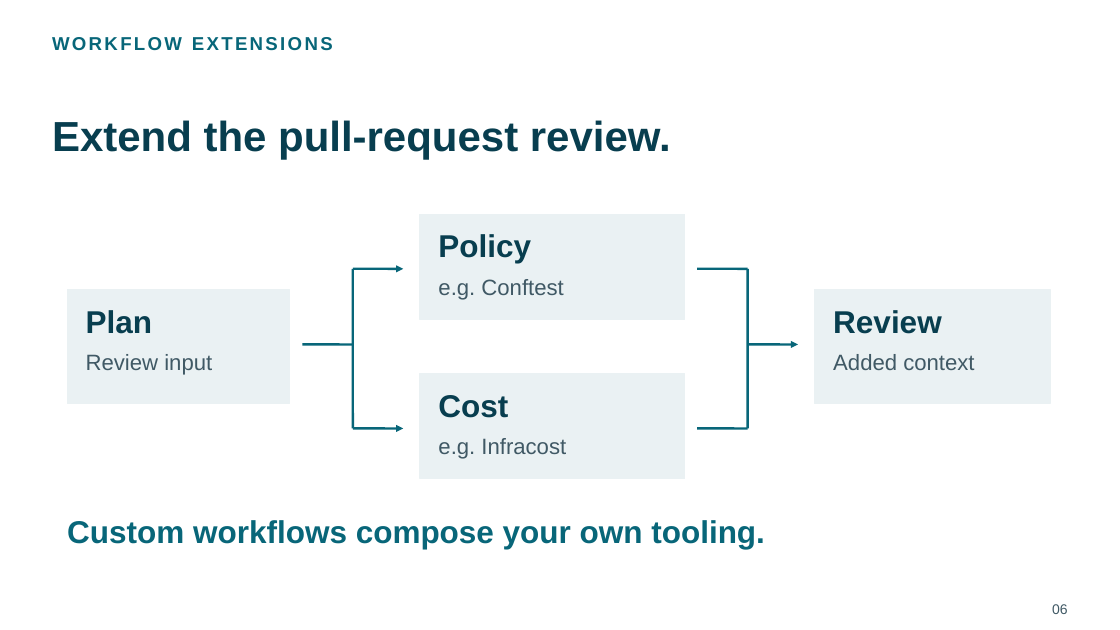
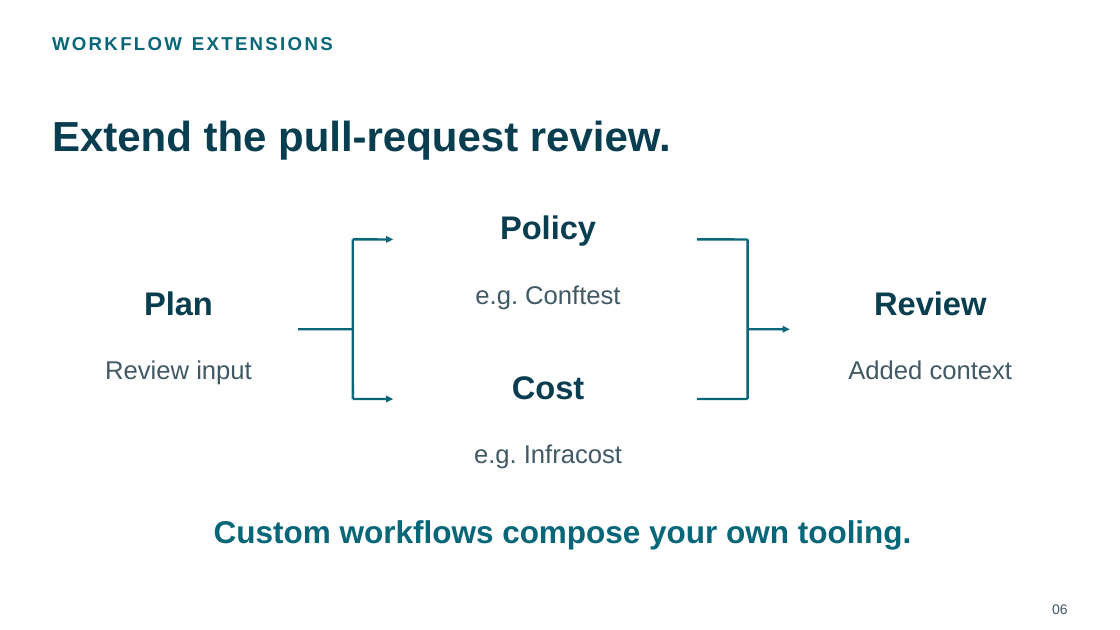
Before and after one commit to chenrui333/atlantis-talk, a slide deck: slide 6 of talks/kubecon-china-2026-atlantis-lightning/slides.pptx. Drawn at 1120x630 pixels with LibreOffice and Linux fonts; fonts in the diff are those of the drawing; background and template pictures are left out. Boxes give left, top, right and bottom in pixels: in the first picture for what was removed or moved away, otherwise in the second. Text is boxed around its words. In the diff, an @@ line names an element or a change of style, - is before the commit and + after.

```diff
--- a/talks/kubecon-china-2026-atlantis-lightning/slides.pptx
+++ b/talks/kubecon-china-2026-atlantis-lightning/slides.pptx
@@ text "Policy": place and size @@
-text "Policy" at box(438, 234, 531, 263)
+text "Policy" at box(500, 215, 596, 245)
@@ arrow moved from (353, 269) - (403, 269) to (353, 239) - (393, 239) @@
@@ rectangle removed at box(420, 214, 685, 319) @@
@@ line moved from (302, 344) - (353, 344) to (697, 239) - (748, 239) @@
@@ 3 lines: place and size @@
-3 lines at box(353, 269, 748, 429)
+3 lines at box(353, 239, 748, 399)
@@ text "e.g. Conftest": place and size @@
-text "e.g. Conftest" at box(438, 279, 563, 300)
+text "e.g. Conftest" at box(475, 285, 620, 310)
@@ text "Plan": place and size @@
-text "Plan" at box(86, 310, 152, 334)
+text "Plan" at box(144, 291, 213, 316)
@@ rectangle removed at box(67, 290, 290, 403) @@
@@ size 27 to 28 pt; alignment left to centre in 4 elements at box(500, 215, 596, 245), box(512, 376, 585, 400), box(144, 291, 213, 316), box(874, 291, 986, 316) @@
@@ text "Review": place and size @@
-text "Review" at box(833, 310, 942, 334)
+text "Review" at box(874, 291, 986, 316)
@@ rectangle removed at box(815, 290, 1050, 403) @@
@@ line moved from (697, 269) - (748, 269) to (298, 329) - (353, 329) @@
@@ arrow moved from (353, 429) - (403, 429) to (748, 329) - (790, 329) @@
@@ text "Review input": place and size @@
-text "Review input" at box(86, 354, 212, 375)
+text "Review input" at box(105, 360, 252, 385)
@@ arrow removed from (748, 344) to (798, 344) @@
@@ size 19 to 22 pt; alignment left to centre in 4 elements at box(474, 444, 622, 469), box(475, 285, 620, 310), box(105, 360, 252, 385), box(848, 360, 1013, 380) @@
@@ text "Added context": place and size @@
-text "Added context" at box(833, 354, 974, 370)
+text "Added context" at box(848, 360, 1013, 380)
@@ text "Cost": place and size @@
-text "Cost" at box(438, 395, 508, 418)
+text "Cost" at box(512, 376, 585, 400)
@@ rectangle removed at box(420, 374, 685, 479) @@
@@ arrow added from (353, 399) to (393, 399), #086679 2 pt @@
@@ text "e.g. Infracost": place and size @@
-text "e.g. Infracost" at box(438, 438, 566, 459)
+text "e.g. Infracost" at box(474, 444, 622, 469)
@@ text "Custom workflows compose your own ..." at box(214, 520, 912, 549): alignment left to centre @@
```
Also in this commit, not shown: 8 other slides changed, 19 other files.
